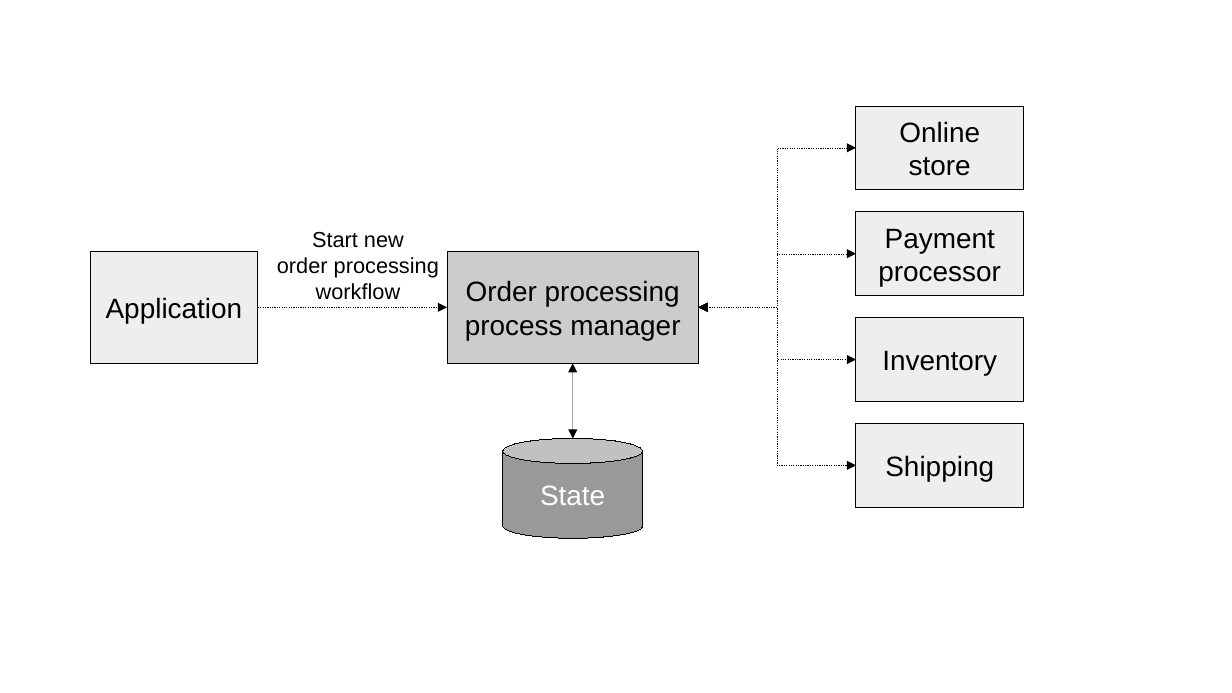
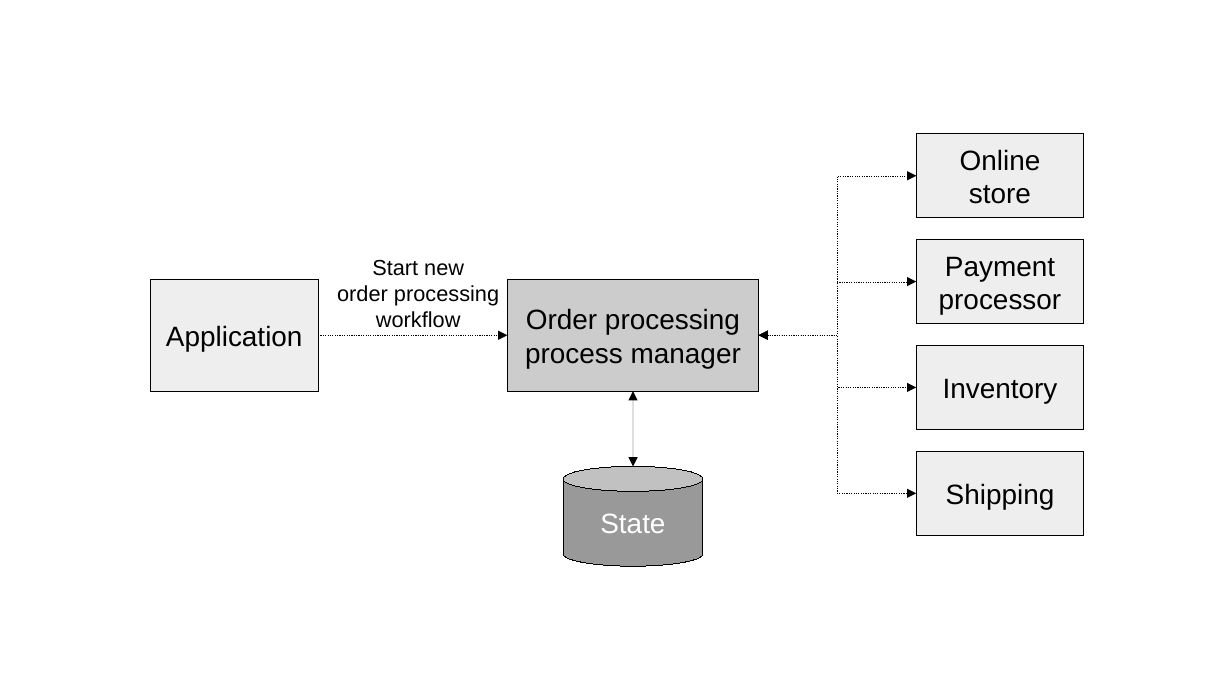
Before and after one commit to megakevin/end-point-blog, a slide deck: slide 30 of 2025/09/high-level-system-analysis-and-design-ddd-part-1/diagrams.odp. Drawn at 1232x693 pixels with LibreOffice and Linux fonts; fonts in the diff are those of the drawing. Boxes give left, top, right and bottom in pixels: in the first picture for what was removed or moved away, otherwise in the second. Text is boxed around its words. In the diff, an @@ line names an element or a change of style, - is before the commit and + after.

```diff
--- a/2025/09/high-level-system-analysis-and-design-ddd-part-1/diagrams.odp
+++ b/2025/09/high-level-system-analysis-and-design-ddd-part-1/diagrams.odp
@@ 3 rectangles: place and size @@
-3 rectangles at [91, 252, 1024, 401]
+3 rectangles at [151, 279, 1084, 429]
@@ elbow double arrow moved from (699, 307) - (856, 360) to (759, 335) - (917, 282) @@
@@ elbow double arrow moved from (699, 307) - (856, 254) to (759, 335) - (917, 388) @@
@@ 4 rectangles, 2 elbow double arrows, 1 cylinder, 1 text, 1 arrow, 1 double arrow: place and size @@
-4 rectangles, 2 elbow double arrows, 1 cylinder, 1 text, 1 arrow, 1 double arrow at [60, 84, 1058, 559]
+4 rectangles, 2 elbow double arrows, 1 cylinder, 1 text, 1 arrow, 1 double arrow at [121, 112, 1118, 587]
```
Also in this commit, not shown: 2 slides added, 5 other files.
